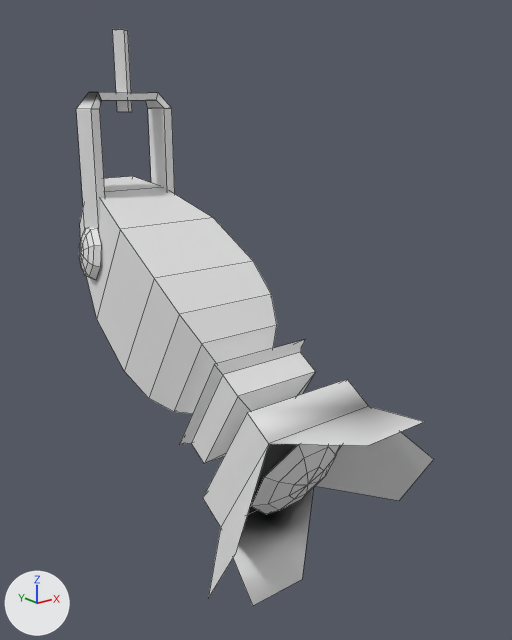
An edit to the FBX model Assets/Models/stagelight.fbx, drawn before and after from the same camera.
Before and after are seen from a 50 mm camera at (-2.58, -4.09, 1.32) aimed at (0.2, -0.63, -0.06). Every picture has the same lights, and +X, +Y and +Z are marked at lower left. Mesh edges are drawn as thin lines. Where no turn or scale is listed for an object, it has been applied to the vertices.

In view in the first picture: 'lightbulb', 'stagelight'.
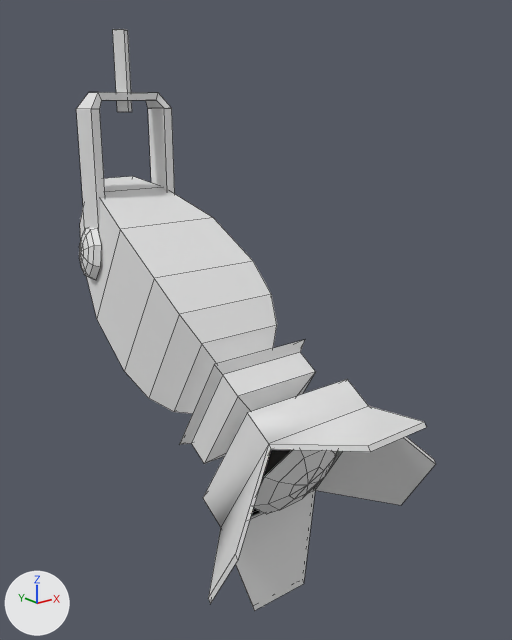
What the commit changed:
me_stagelight is used by ob_stagelight; location (0.0, 0.0, 0.0); rotation (-3.142, 0.0, 0.0), in degrees (-180, 0, 0); scale (-0.116, -0.116, -0.116).
me_stagelight had 158 vertices, 146 faces and spanned x -6.7..6.7, y -17.3..9.6, z -15.4..15.3.
me_stagelight now has 170 vertices, 166 faces and spans x -6.7..6.7, y -17.5..9.6, z -15.7..15.3.
Part 1, on me_stagelight:
1 face is deleted.
12 vertices are added at x -6.7..6.7, y -17.5..-8.9, z -15.7..-2.7.
21 new faces join them.

Boxes (x1, y1, x2, y2) around the edits, measured in the pictures (512 x 640 px):
'stagelight', reshaped: before (76, 29, 434, 606); after (76, 29, 436, 611)
part 1 of me_stagelight, built on: after (208, 422, 436, 611)
